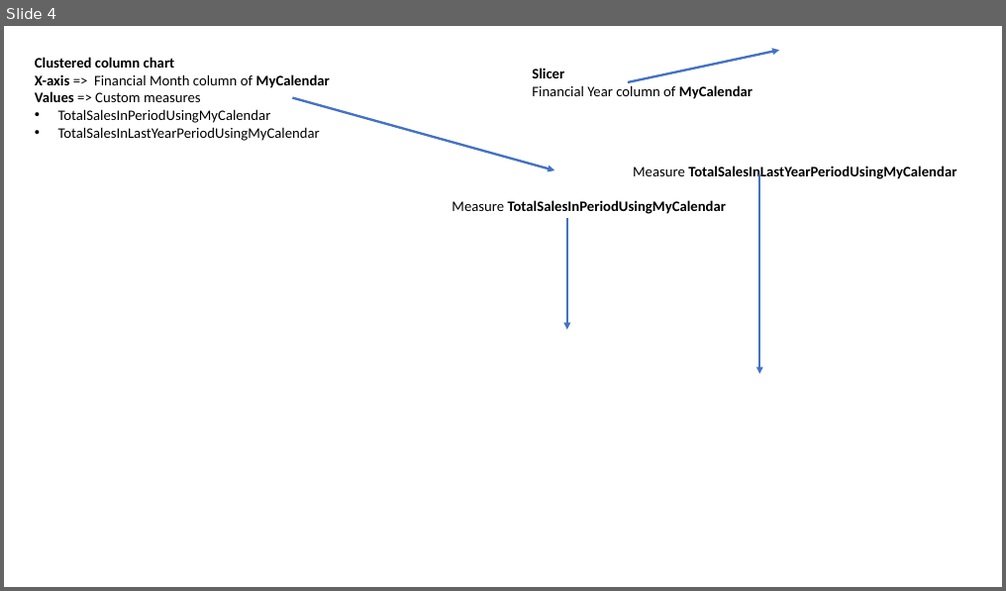
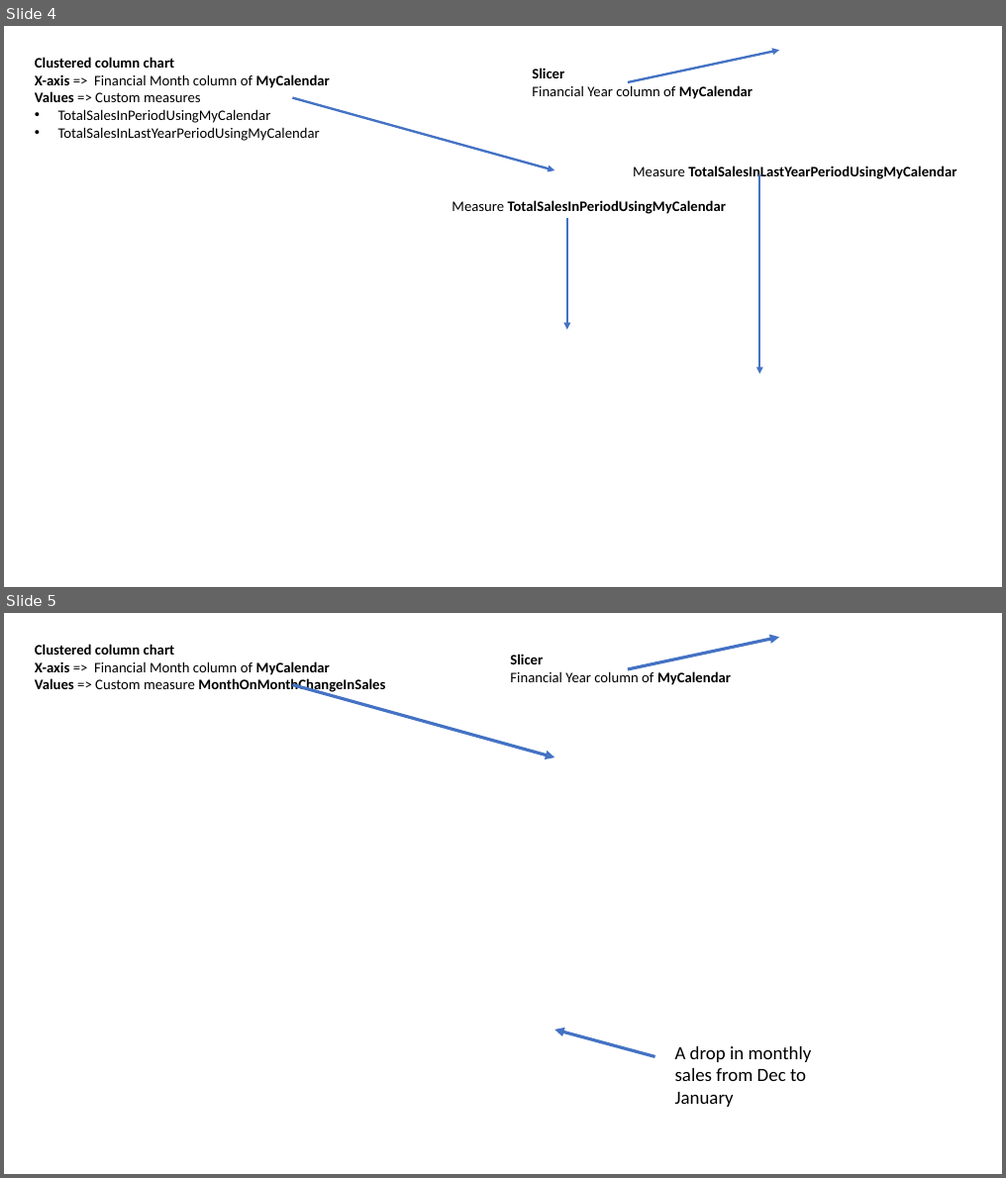
Before and after one commit to sdg002/sdg002.github.io, a slide deck: dax-cheat-sheet-2/Microsoft PowerPoint Presentation.pptx. Shown one above the other, each under a label of ours: slide 4 before the commit, slides 4 and 5 after it. The pictures are 1006x591 and 1006x1178 pixels, drawn with LibreOffice and Linux fonts; fonts in the diff are those of the drawing; background and template pictures are left out. Boxes give left, top, right and bottom in pixels: in the first picture for what was removed or moved away, otherwise in the second. Text is boxed around its words. In the diff, an @@ line names an element or a change of style, - is before the commit and + after.

Commit message:
Monthly spike in sales (PREVIOUSMONTH)

```diff
--- a/dax-cheat-sheet-2/Microsoft PowerPoint Presentation.pptx
+++ b/dax-cheat-sheet-2/Microsoft PowerPoint Presentation.pptx
@@ slide 5 added at (4,613,1002,1174), background picture (left out) @@
@@ arrow added from (628, 669) to (779, 637), #4472C4 3 pt @@
@@ text added at (35,644,385,694), 14 pt, text #000000, bold @@
+Clustered column chart
+X-axis => Financial Month column of MyCalendar
+Values => Custom measure MonthOnMonthChangeInSales
@@ text added at (510,654,731,685), 14 pt, text #000000 @@
+Slicer
+Financial Year column of MyCalendar
@@ arrow added from (292, 685) to (555, 758), #4472C4 3 pt @@
@@ arrow added from (655, 1057) to (555, 1030), #4472C4 3 pt @@
@@ text added at (675,1047,812,1107), 18 pt, text #000000 @@
+A drop in monthly sales from Dec to January
```
Also in this commit, not shown: 3 other files.
